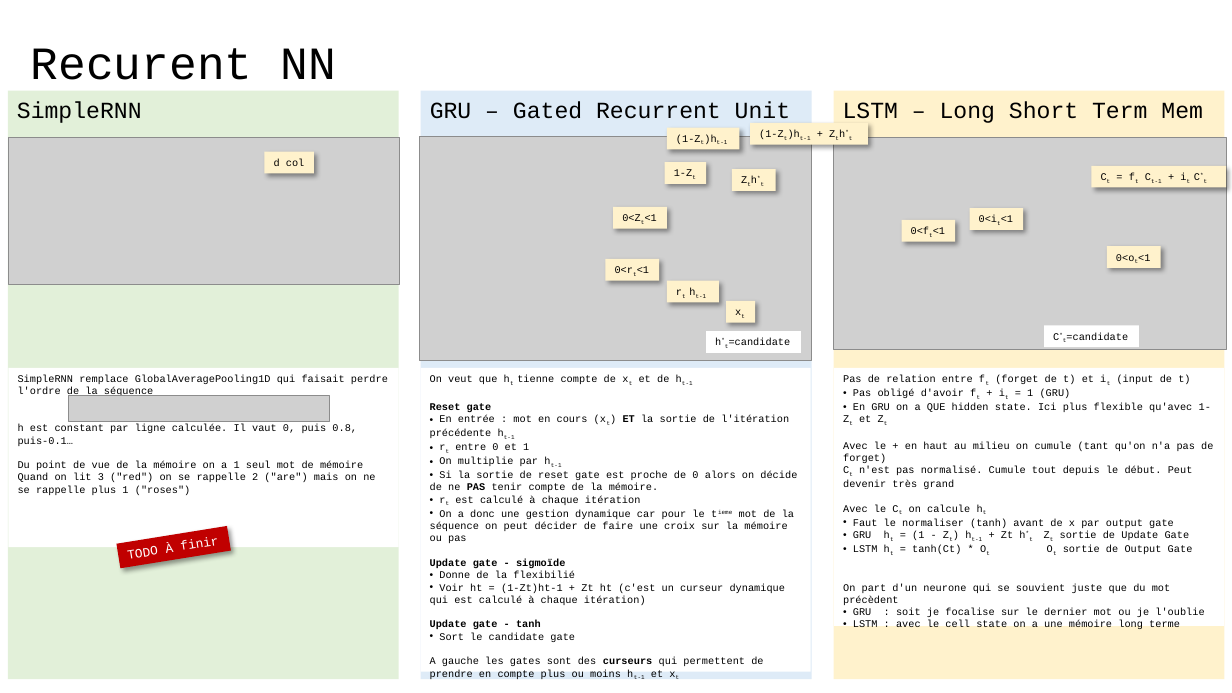
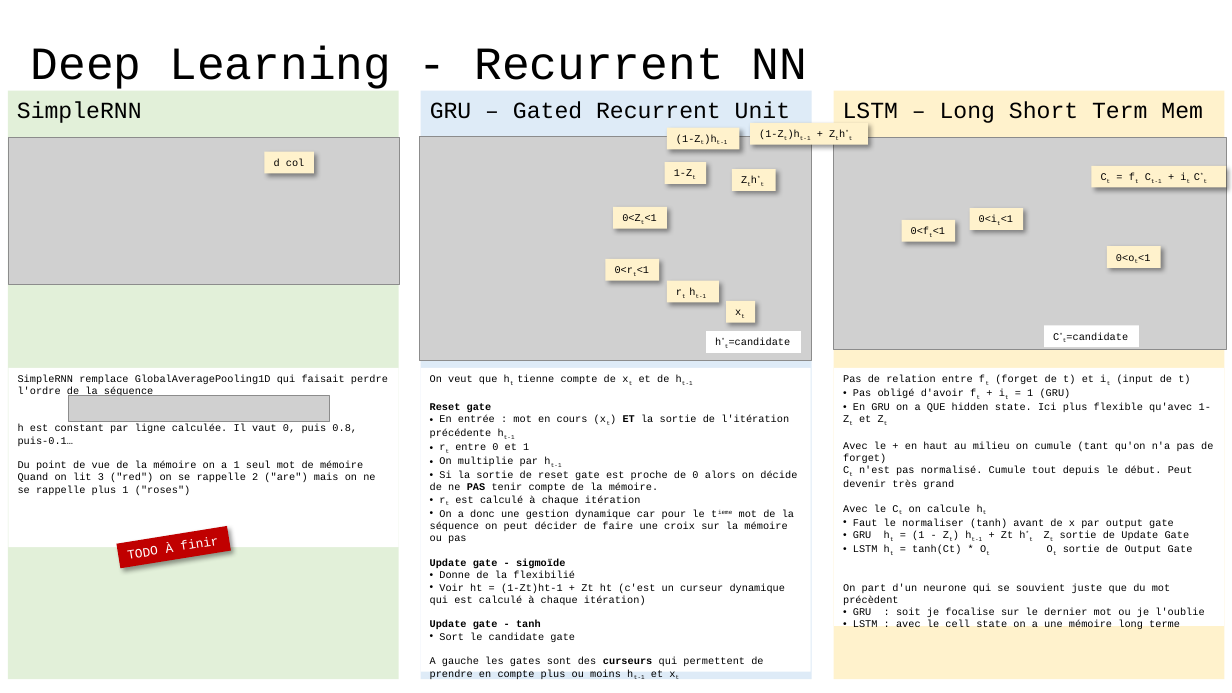
Before and after one commit to 40tude/fullstack_mars_2024, a slide deck: slide 27 of 12_assets/course_review.pptx (slide 12 before the commit). Drawn at 1232x693 pixels with LibreOffice and Linux fonts; fonts in the diff are those of the drawing; grey boxes stand for pictures. Boxes give left, top, right and bottom in pixels: in the first picture for what was removed or moved away, otherwise in the second. Text is boxed around its words. In the diff, an @@ line names an element or a change of style, - is before the commit and + after.

```diff
--- a/12_assets/course_review.pptx
+++ b/12_assets/course_review.pptx
@@ title at [31,46,807,89]: text changed @@
-Recurent NN
+Deep Learning - Recurrent NN
```
Also in this commit, not shown: 11 other slides changed, 16 slides added, 1 slide removed, 18 other files.
